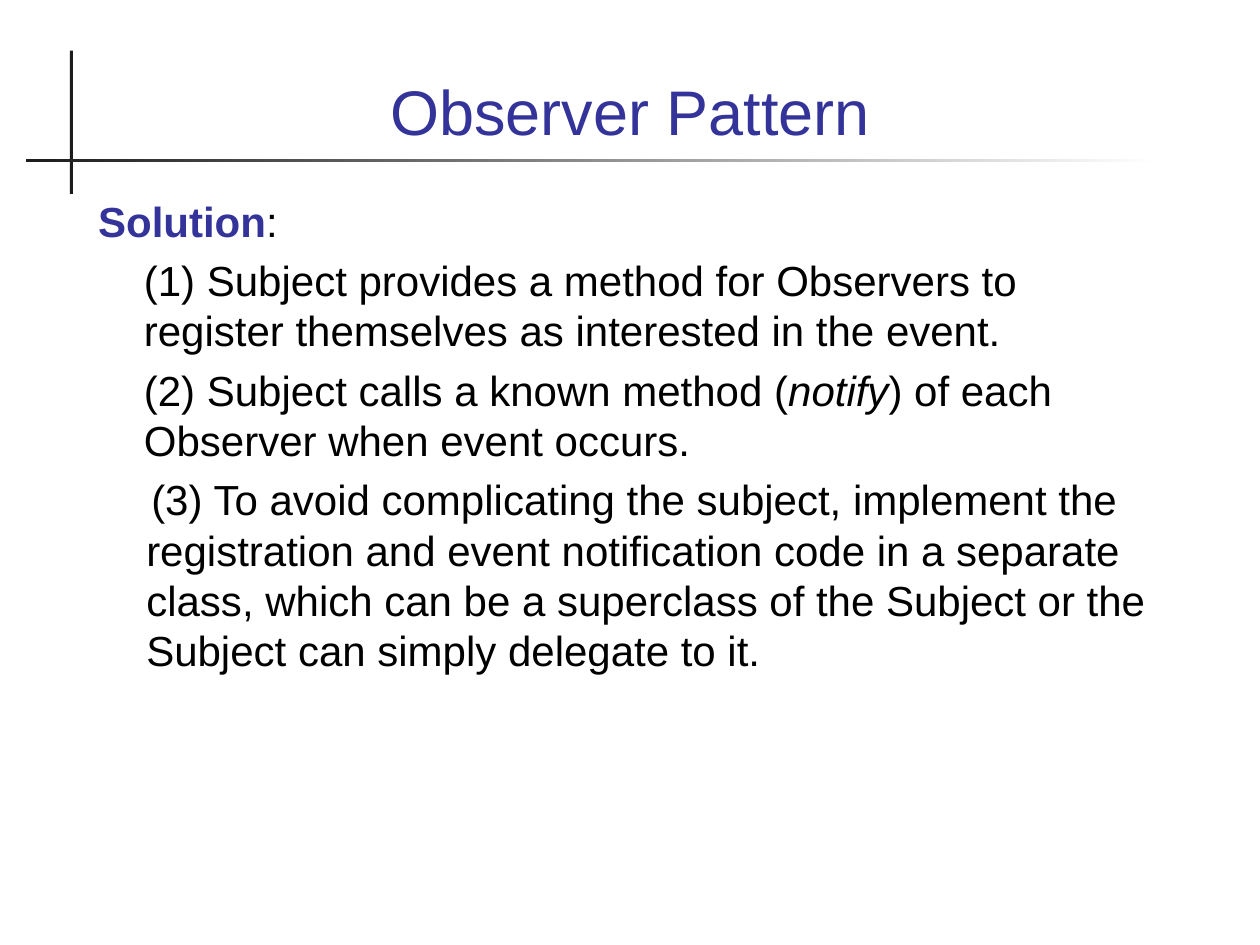
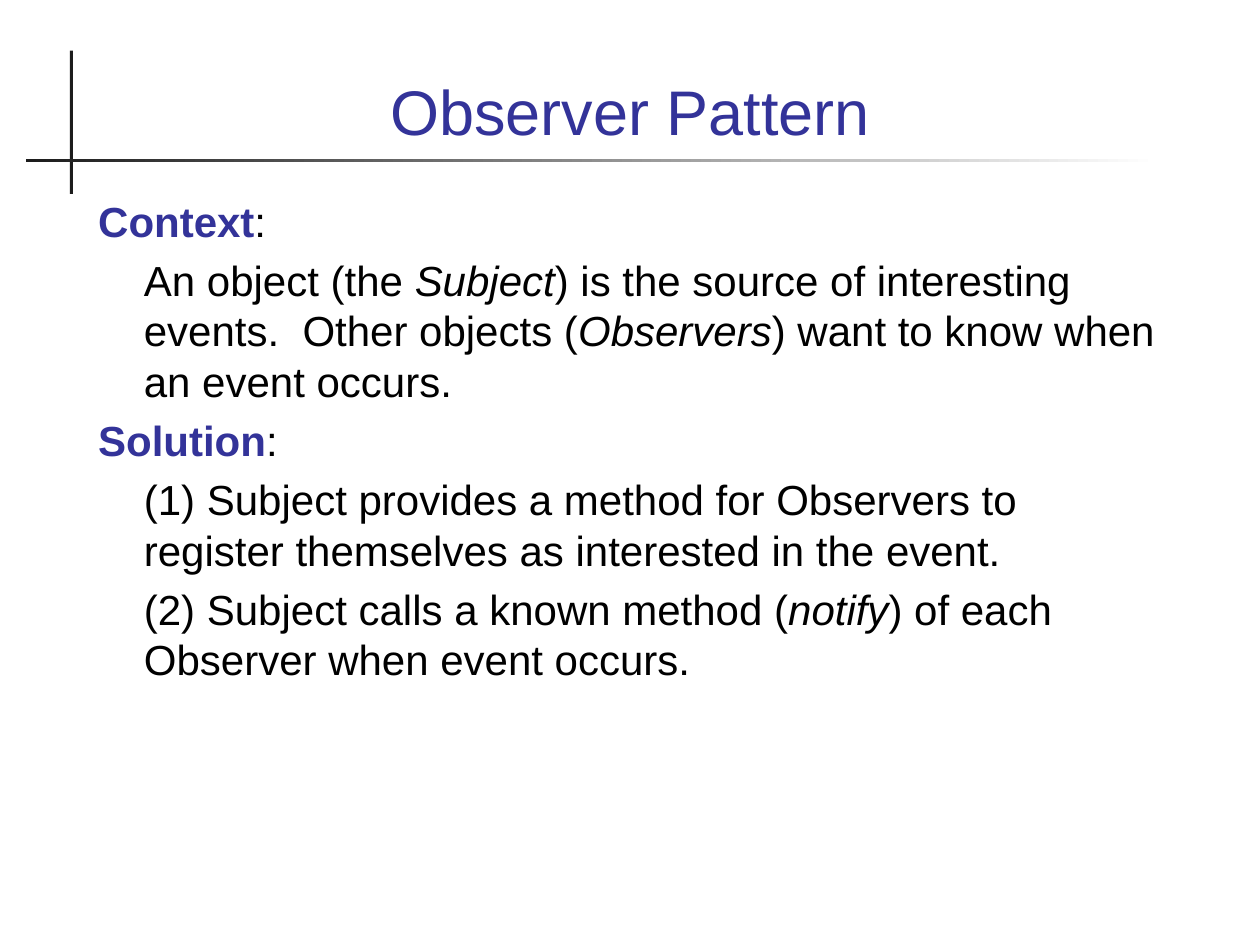
Before and after one commit to skeoop/skeoop.github.io, a slide deck: slide 1 of patterns/Observer Pattern.ppt (slide 2 before the commit). Drawn at 1260x945 pixels with LibreOffice and Linux fonts; fonts in the diff are those of the drawing. Boxes give left, top, right and bottom in pixels: in the first picture for what was removed or moved away, otherwise in the second. Text is boxed around its words. In the diff, an @@ line names an element or a change of style, - is before the commit and + after.

```diff
--- a/patterns/Observer Pattern.ppt
+++ b/patterns/Observer Pattern.ppt
@@ text at <box>98,207,1154,398</box>: paragraphs added @@
+Context:
+An object (the Subject) is the source of interesting events. Other objects (Observers) want to know when an event occurs.
@@ text at <box>146,484,1145,675</box>: paragraph removed @@
-(3) To avoid complicating the subject, implement the registration and event notification code in a separate class, which can be a superclass of the Subject or the Subject can simply delegate to it.
```
Also in this commit, not shown: 1 other slide changed, 1 slide removed, 7 other files.
